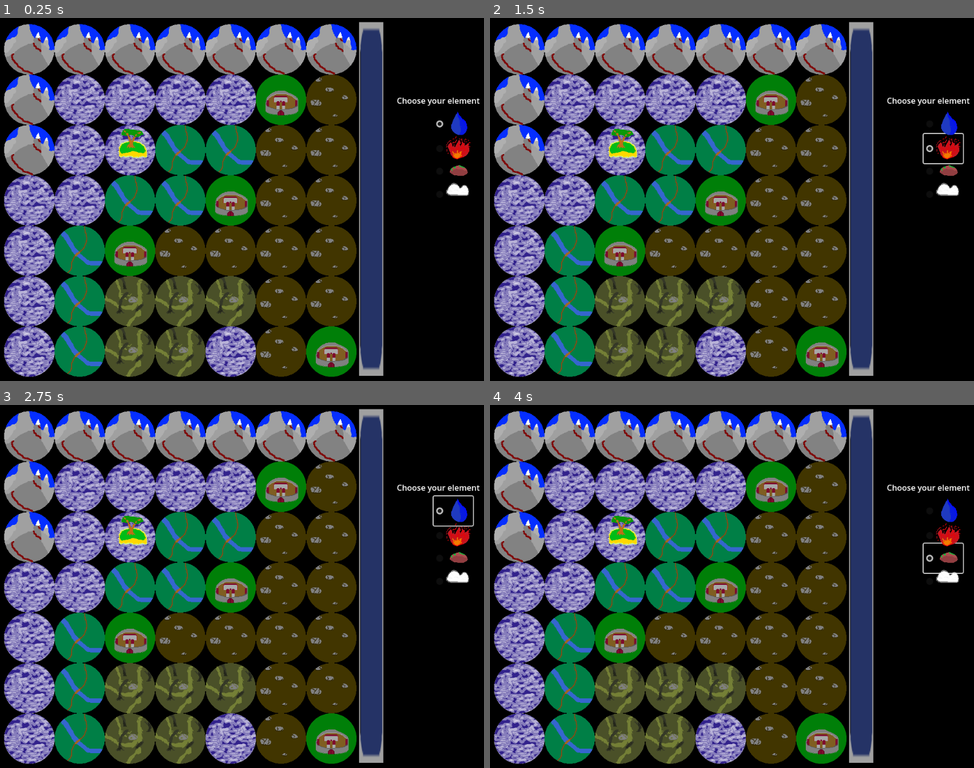
Above: before the commit, frames 1-4 (two rows, left to right).
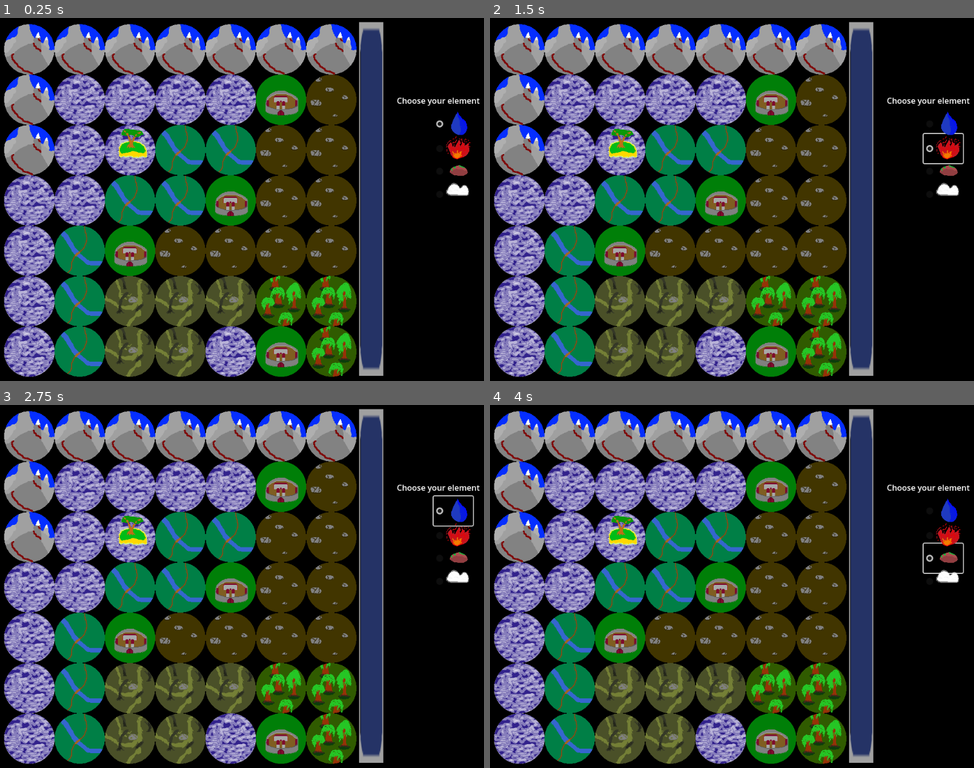
Above: after the commit, the same moments.

Repository: zac112/utu_gamejam25
Game: Godot game, scene res://TestScene.tscn
The game is run twice, just before and just after one commit, with the same random seed, the same clock (stepped at 60 frames per second) and the same inputs.
Inputs (mouse positions are in pixels of both pictures, inside the frame that each line leads up to):
- Up to frame 1 (0.25 s): no input
- Up to frame 2 (1.5 s): click (944, 170) at 0.5 s; click (944, 148) at 1.25 s
- Up to frame 3 (2.75 s): click (454, 510) at 2 s
- Up to frame 4 (4 s): click (944, 582) at 2.75 s; click (944, 557) at 3.5 s

The runs differ from the first frame. In frame 1, 4.5% of the frame differs, in the area x 52-74%, y 71-99%; in frame 2, 4.5%; in frame 3, 4.5%; in frame 4, 4.5%.

Commit message:
radiation introduced

Diff:
--- a/city.gd
+++ b/city.gd
@@ -149,9 +149,11 @@
 			return CityStatus.FOG
 		GLOBALS.Element_type.RADIATION:
 			apply_damage(element)
-			return CityStatus.IRRADIATED
-		_:
-			apply_damage(element)
+			just_impacted = false
+			return CityStatus.FIRES
+		_:
+			apply_damage(element)
+			just_impacted = false
 			return city_status
 
 func impactFog(element) -> CityStatus:
@@ -173,8 +175,11 @@
 			return CityStatus.FIRES
 		GLOBALS.Element_type.RADIATION:
 			apply_damage(element)
-			return city_status
-		_:
+			just_impacted = false
+			return city_status
+		_:
+			apply_damage(element)
+			just_impacted = false
 			return city_status
 
 func impactFlooded(element) -> CityStatus:
@@ -190,12 +195,16 @@
 			return CityStatus.CARANTINE
 		GLOBALS.Element_type.RADIATION:
 			apply_damage(element)
+			just_impacted = false
 			return city_status
 		GLOBALS.Element_type.LIGHTNING:
 			apply_damage(element, 2.0, 2.0)
 			Player.availabeElements.get_or_add(GLOBALS.Element_type.STEAM)
-			return city_status
-		_:
+			just_impacted = false
+			return city_status
+		_:
+			apply_damage(element)
+			just_impacted = false
 			return city_status
 
 func impactCarantined(element) -> CityStatus:
@@ -209,6 +218,7 @@
 		GLOBALS.Element_type.AIR:
 			apply_damage(element)
 			Player.handle_plague_spread(location)
+			just_impacted = false
 			return city_status
 		GLOBALS.Element_type.PLUAGE:
 			apply_damage(element, 0.5, 0.5)
@@ -217,6 +227,8 @@
 			apply_damage(GLOBALS.Element_type.PLUAGE, 3.0, 3.0)
 			return CityStatus.IRRADIATED
 		_:
+			apply_damage(element)
+			just_impacted = false
 			return city_status
 
 func impactUnrested(element) -> CityStatus:
@@ -231,6 +243,8 @@
 		GLOBALS.Element_type.RADIATION:
 			return CityStatus.IRRADIATED
 		_:
+			apply_damage(element)
+			just_impacted = false
 			return city_status
 
 
--- a/landscape.gd
+++ b/landscape.gd
@@ -48,7 +48,7 @@
 	match impacting:
 		GLOBALS.Element_type.EARTH:
 			return GLOBALS.Landscape_type.WASTE
-		GLOBALS.Element_type.FIRE:
+		GLOBALS.Element_type.STEAM:
 			Player.availabeElements.get_or_add(GLOBALS.Element_type.PLUAGE)
 			return GLOBALS.Landscape_type.SWAMP
 		GLOBALS.Element_type.WATER:
@@ -68,15 +68,18 @@
 		GLOBALS.Element_type.FIRE:
 			Player.availabeElements.get_or_add(GLOBALS.Element_type.LIGHTNING)
 			Player.handle_eruption(location)
+		GLOBALS.Element_type.WATER:
+			Player.availabeElements.get_or_add(GLOBALS.Element_type.STEAM)
+			Player.handle_eruption(location)
 		_: pass
 	return GLOBALS.Landscape_type.VOLCANO
 
 func hill_interaction(impacting) -> GLOBALS.Landscape_type:
 	match impacting:
-		GLOBALS.Element_type.FIRE:
-			return GLOBALS.Landscape_type.WASTE
 		GLOBALS.Element_type.EARTH:
 			return GLOBALS.Landscape_type.MOUNTAIN
+		GLOBALS.Element_type.WATER:
+			return GLOBALS.Landscape_type.SWAMP
 		_:
 			return GLOBALS.Landscape_type.HILL
 
@@ -93,10 +96,23 @@
 	match impacting:
 		GLOBALS.Element_type.EARTH:
 			return GLOBALS.Landscape_type.ISLAND
+		GLOBALS.Element_type.FIRE:
+			Player.availabeElements.get_or_add(GLOBALS.Element_type.STEAM)
+			return GLOBALS.Landscape_type.WATER
 		_:
 			return GLOBALS.Landscape_type.WATER
 
 func landscape_interaction(impacted, impacting) -> GLOBALS.Landscape_type:
+	if impacting == GLOBALS.Element_type.WATER and location == 48:
+		Player.availabeElements.get_or_add(GLOBALS.Element_type.RADIATION)
+		if(type == GLOBALS.Landscape_type.MOUNTAIN
+		or type == GLOBALS.Landscape_type.VOLCANO
+		or type == GLOBALS.Landscape_type.WATER
+		):
+			return type
+		else:
+			return GLOBALS.Landscape_type.WASTE
+
 	match impacted:
 		GLOBALS.Landscape_type.WASTE:
 			return wastes_interaction(impacting)
--- a/player.gd
+++ b/player.gd
@@ -115,8 +115,13 @@
 	var ls = res[1]
 
 	for l in ls:
-		l.type = GLOBALS.Landscape_type.WASTE
-		l.changeTexture()
+		if (l.type == GLOBALS.Landscape_type.SWAMP
+		 or l.type == GLOBALS.Landscape_type.PLANE
+		 or l.type == GLOBALS.Landscape_type.FOREST
+		 or l.type == GLOBALS.Landscape_type.HILL
+		):
+			l.type = GLOBALS.Landscape_type.WASTE
+			l.changeTexture()
 
 	for c in cs:
 		c.handle_eruption()
@@ -134,6 +139,7 @@
 		 or l.type == GLOBALS.Landscape_type.PLANE
 		 or l.type == GLOBALS.Landscape_type.WATER
 		 or l.type == GLOBALS.Landscape_type.ISLAND
+		 or l.type == GLOBALS.Landscape_type.FOREST
 		 or l.type == GLOBALS.Landscape_type.HILL
 		):
 			l.type = GLOBALS.Landscape_type.SWAMP
--- a/test_scene.gd
+++ b/test_scene.gd
@@ -11,7 +11,7 @@
 var cities = {
 	xy2i(0, 0) : null,
 	xy2i(-2, 1) : null,
-	xy2i(2, 3) : null,
+	xy2i(1, 3) : null,
 	xy2i(1, -2) : null,
 }
 
@@ -62,8 +62,8 @@
 	GLOBALS.Landscape_type.SWAMP,
 	GLOBALS.Landscape_type.SWAMP,
 	GLOBALS.Landscape_type.SWAMP,
-	GLOBALS.Landscape_type.WASTE,
-	GLOBALS.Landscape_type.WASTE,
+	GLOBALS.Landscape_type.FOREST,
+	GLOBALS.Landscape_type.FOREST,
 	# row 7
 	GLOBALS.Landscape_type.WATER,
 	GLOBALS.Landscape_type.PLANE,
@@ -71,7 +71,7 @@
 	GLOBALS.Landscape_type.SWAMP,
 	GLOBALS.Landscape_type.WATER,
 	GLOBALS.Landscape_type.WASTE,
-	GLOBALS.Landscape_type.WASTE,
+	GLOBALS.Landscape_type.FOREST,
 ]
 
 func _ready() -> void:
Not shown: 1 places in TestScene.tscn that only renumber resources
